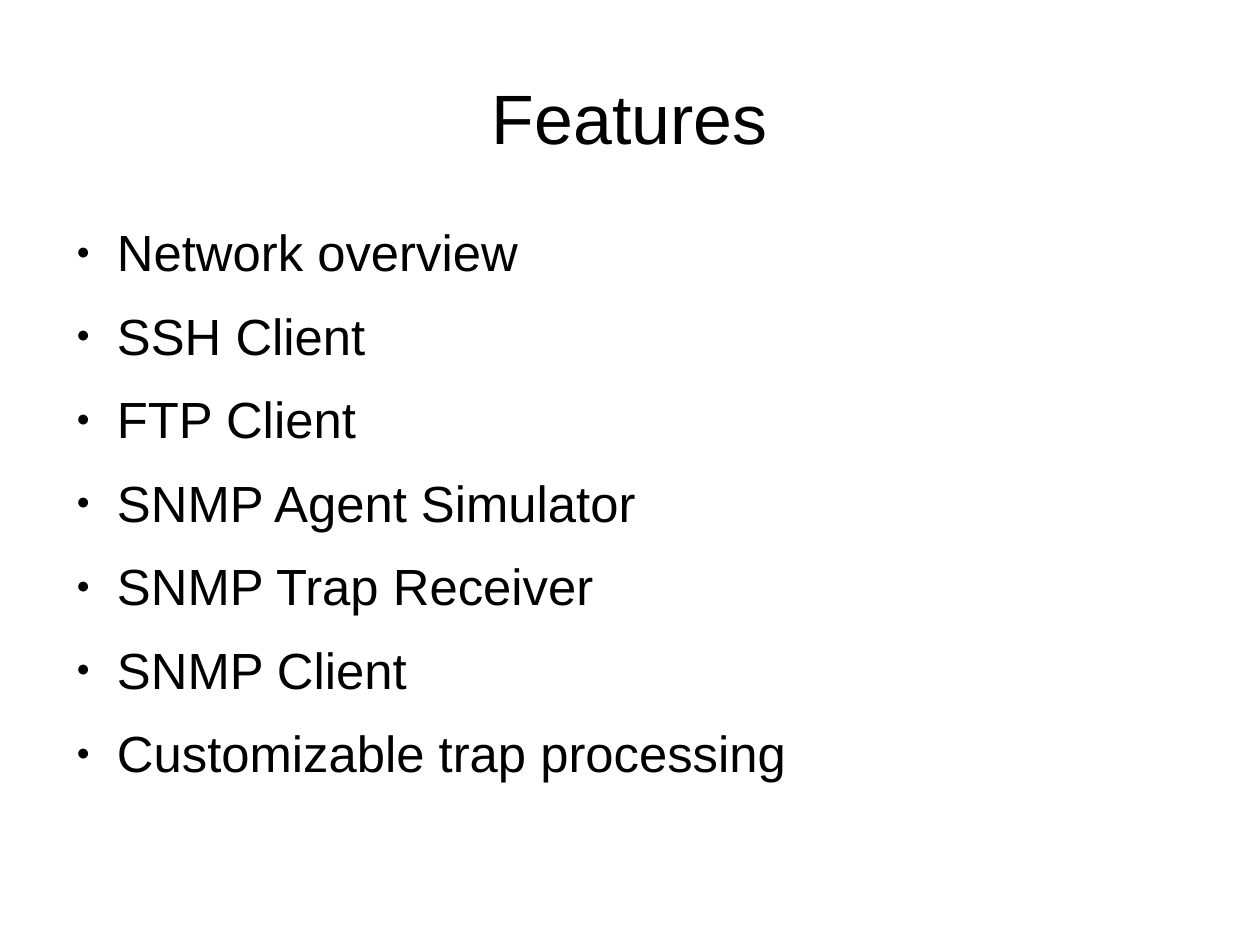
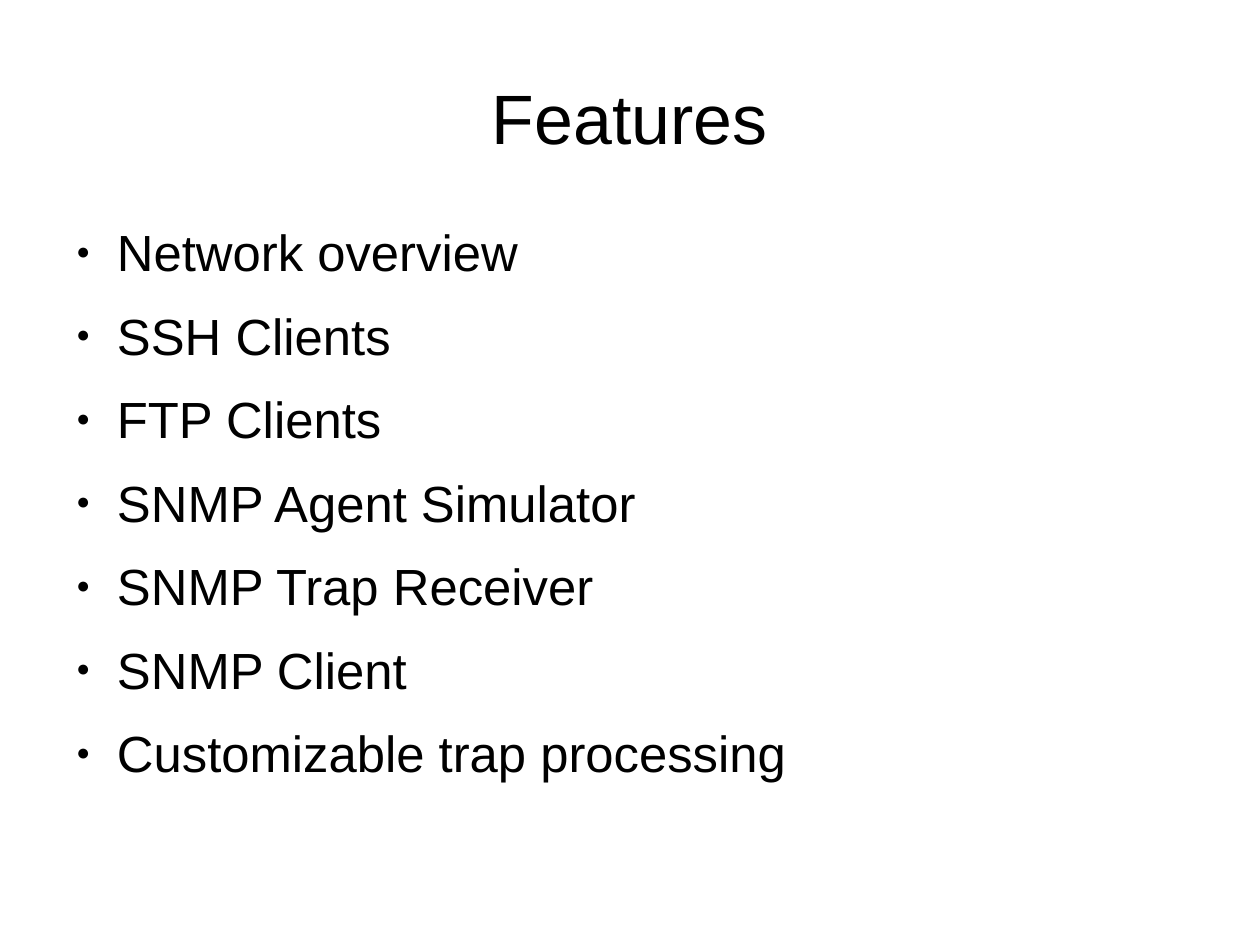
Before and after one commit to matjaz99/DTools, a slide deck: slide 2 of doc/DTools presentation.odp. Drawn at 1260x945 pixels with LibreOffice and Linux fonts; fonts in the diff are those of the drawing. Boxes give left, top, right and bottom in pixels: in the first picture for what was removed or moved away, otherwise in the second. Text is boxed around its words. In the diff, an @@ line names an element or a change of style, - is before the commit and + after.

```diff
--- a/doc/DTools presentation.odp
+++ b/doc/DTools presentation.odp
@@ text at (117,318,391,439): text changed @@
-● SSH Client
-● FTP Client
+● SSH Clients
+● FTP Clients
```
Also in this commit, not shown: 1 other slide changed, 23 other files.
